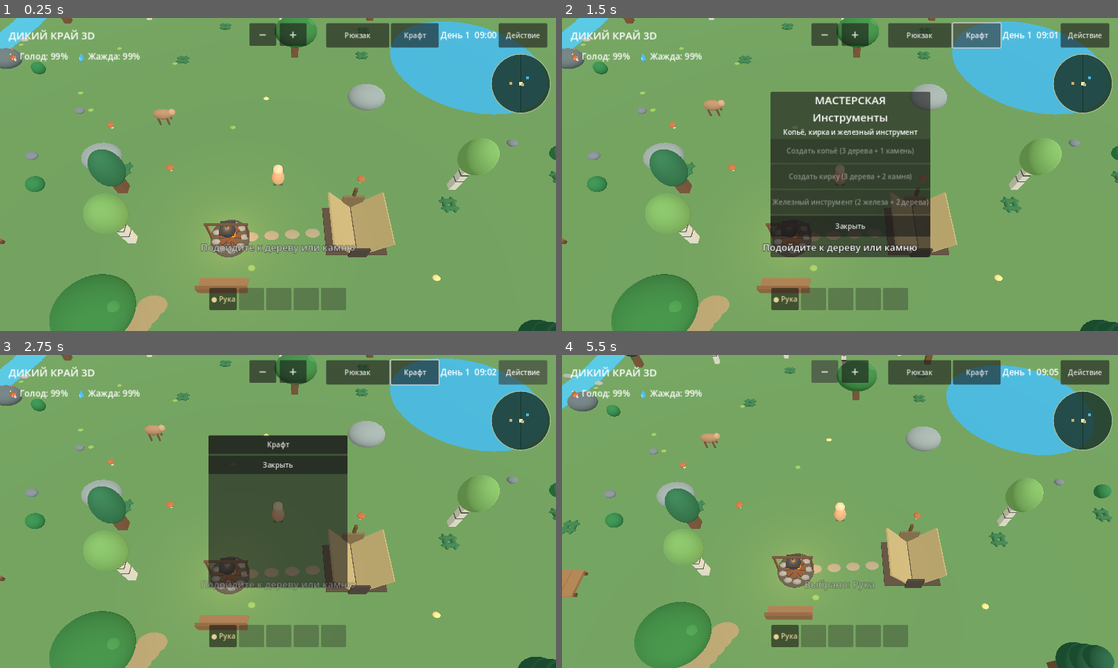
Above: before the commit, frames 1-4 (two rows, left to right).
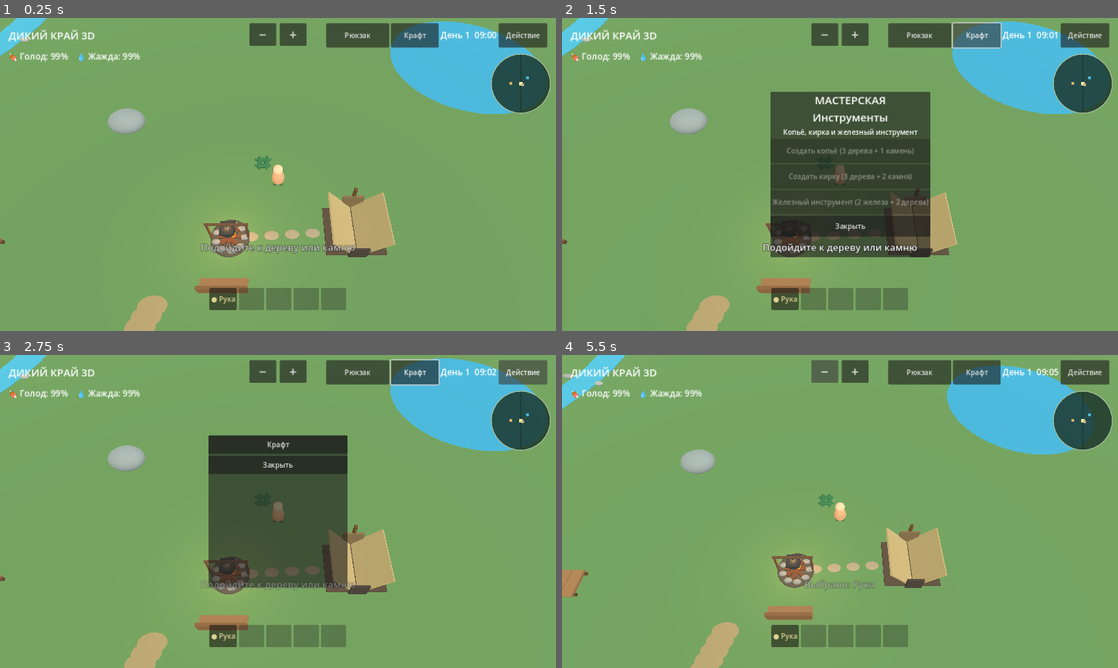
Above: after the commit, the same moments.

Repository: hjz2tz7cgv-ctrl/DikiyKrayGodot
Game: Godot game, scene res://scenes/main.tscn
Two runs of this game, one before a commit and one after it. Both use one fixed random seed, a clock stepped at 60 frames per second and the inputs below.
Inputs:
- Up to frame 1 (0.25 s): no input
- Up to frame 2 (1.5 s): click "Рюкзак" at 0.5 s; click "Крафт" at 1.25 s
- Up to frame 3 (2.75 s): click "Действие" at 2 s
- Up to frame 4 (5.5 s): click "● Рука" at 2.75 s; click "Крафт" at 3.5 s; click "Закрыть" at 4.25 s; click "−" at 5 s

The runs differ from the first frame. In frame 1, 7.1% of the frame differs, in the area x 0-100%, y 0-100%; in frame 2, 6.8%; in frame 3, 6.9%; in frame 4, 7.5%.

Commit message:
Add files via upload

Diff:
--- a/scripts/main.gd
+++ b/scripts/main.gd
@@ -5,7 +5,7 @@
 const PLAYER_RADIUS := 0.48
 const LAKE_CENTER := Vector2(18.0, -14.0)
 const LAKE_RADIUS := 9.0
-const WORLD_LIMIT := 64.0
+const WORLD_LIMIT := 240.0
 
 var player: CharacterBody3D
 var camera: Camera3D
@@ -20,7 +20,7 @@
 var player_facing := 0.0
 const FIRE_POS := Vector2(-3.0, 4.0)
 const BENCH_POS := Vector2(-3.0, 7.1)
-const CABIN_POS := Vector2(-39.0, 27.0)
+const CABIN_POS := Vector2(-9.0, 31.0)
 var cabin_searched := false
 var cabin_note_found := false
 var campfire_node: Node3D
@@ -171,7 +171,7 @@
     return mi
 
 func _create_world() -> void:
-    _mesh_box(self, Vector3(132, 0.3, 132), Vector3(0, -0.2, 0), Color("628a51"))
+    _mesh_box(self, Vector3(484, 0.3, 484), Vector3(0, -0.2, 0), Color("628a51"))
     var water := _mesh_sphere(self, LAKE_RADIUS, Vector3(LAKE_CENTER.x, -0.15, LAKE_CENTER.y), Color("3d9dc0"), Vector3(1.0, 0.018, 1.0))
     water.name = "Lake"
     var sun := DirectionalLight3D.new()
@@ -213,8 +213,8 @@
             _mesh_sphere(section, 0.35, Vector3(2.05, 0.15, 0), Color("a2a69b"), Vector3(1.4, 0.45, 0.9))
         stream_points.append(Vector2(x, z))
     # Невысокие холмы и скальные выступы по краям карты.
-    for i in range(19):
-        var pos := Vector2(rng.randf_range(-56.0, 56.0), rng.randf_range(-56.0, 56.0))
+    for i in range(65):
+        var pos := _random_land_pos(228.0)
         if pos.length() < 16.0 or pos.distance_to(CABIN_POS) < 9.0 or _is_lake(pos, 5.0) or _is_stream(pos, 5.0):
             continue
         var hill := Node3D.new()
@@ -258,12 +258,12 @@
 func _create_ore() -> void:
     var types := ["iron", "silver", "gold"]
     var colors := [Color("9c6b51"), Color("c1c8d0"), Color("d5ad3b")]
-    for i in range(30):
-        var kind: String = types[0] if i < 18 else types[1] if i < 26 else types[2]
+    for i in range(75):
+        var kind: String = types[0] if i < 45 else types[1] if i < 65 else types[2]
         var pos := Vector2.ZERO
         var found := false
         for attempt in range(100):
-            pos = _random_land_pos(55.0)
+            pos = _random_land_pos(230.0)
             if _can_place(pos, 1.1) and (kind != "gold" or _is_stream(pos, 8.0)):
                 found = true
                 break
@@ -463,7 +463,7 @@
     return pos.distance_to(LAKE_CENTER) < LAKE_RADIUS + margin
 
 func _can_place(pos: Vector2, radius: float) -> bool:
-    if _is_lake(pos, radius + 0.3) or _is_stream(pos, radius + 0.3) or pos.distance_to(CABIN_POS) < radius + 5.0:
+    if _is_lake(pos, radius + 0.3) or _is_stream(pos, radius + 0.3) or pos.distance_to(CABIN_POS) < radius + 7.0:
         return false
     if pos.length() < 3.3 or pos.distance_to(TENT_POS) < radius + 3.5 or pos.distance_to(FIRE_POS) < radius + 3.2 or pos.distance_to(BENCH_POS) < radius + 2.4:
         return false
@@ -472,13 +472,13 @@
             return false
     return true
 
-func _random_land_pos(edge: float = 59.0) -> Vector2:
+func _random_land_pos(edge: float = 231.0) -> Vector2:
     return Vector2(rng.randf_range(-edge, edge), rng.randf_range(-edge, edge))
 
 func _create_resources() -> void:
     # Больше ресурсов, но без тяжёлых импортированных моделей.
-    for i in range(112):
-        var kind := "tree" if i < 72 else "rock"
+    for i in range(380):
+        var kind := "tree" if i < 240 else "rock"
         var radius := 0.85 if kind == "tree" else (0.48 if i % 3 == 0 else 0.9)
         var pos := Vector2.ZERO
         var found := false
@@ -557,14 +557,11 @@
 func _create_forest_paths() -> void:
     # Светлая извилистая тропа от лагеря к заброшенной хижине.
     # Плоские пятна не блокируют движение и не требуют текстур.
-    # Тропа проходит через существующий мост при Z=23, не по воде.
-    var bridge_z := 23.0
-    var bridge_x := _stream_center_x(bridge_z)
+    # Хижина стоит на восточном берегу; тропа не пересекает воду.
     var waypoints: Array[Vector2] = [
         Vector2(-7.0, 8.0),
-        Vector2(bridge_x + 5.2, bridge_z),
-        Vector2(bridge_x, bridge_z),
-        Vector2(bridge_x - 5.2, bridge_z),
+        Vector2(-10.0, 16.0),
+        Vector2(-8.0, 23.0),
         CABIN_POS + Vector2(0.0, -3.5)
     ]
     for segment in range(waypoints.size() - 1):
@@ -582,8 +579,8 @@
             add_child(patch)
             _mesh_sphere(patch, 0.7, Vector3.ZERO, Color("a28e63"), Vector3(1.2, 0.018, 0.8))
     # Заросли папоротника у тропы и в лесу.
-    for i in range(85):
-        var pos := _random_land_pos(56.0)
+    for i in range(190):
+        var pos := _random_land_pos(230.0)
         if pos.distance_to(TENT_POS) < 6.0 or pos.distance_to(BENCH_POS) < 5.0 or pos.distance_to(CABIN_POS) < 4.0:
             continue
         if _is_lake(pos, 0.5) or _is_stream(pos, 0.5):
@@ -600,6 +597,10 @@
     # Исследуемая хижина. Вход со стороны юга, поэтому нет сплошной передней стены.
     var cabin := Node3D.new()
     cabin.name = "AbandonedCabin"
+    # Защита от случайного переноса постройки в воду при следующих обновлениях.
+    if _is_lake(CABIN_POS, 5.0) or _is_stream(CABIN_POS, 5.0):
+        push_error("Хижина попала в воду: измените CABIN_POS")
+        return
     cabin.position = Vector3(CABIN_POS.x, 0.0, CABIN_POS.y)
     add_child(cabin)
     _mesh_box(cabin, Vector3(5.8, 0.22, 4.7), Vector3(0, 0.12, 0), Color("5e4934"))
@@ -625,12 +626,12 @@
 
 func _create_animals() -> void:
     # Зайцы, олени и кабаны мирно бродят по миру.
-    for i in range(19):
-        var pos := _random_land_pos(53.0)
+    for i in range(32):
+        var pos := _random_land_pos(226.0)
         for attempt in range(40):
             if not _is_lake(pos, 1.5) and not _blocked(pos, 0.8):
                 break
-            pos = _random_land_pos(53.0)
+            pos = _random_land_pos(226.0)
         if _blocked(pos, 0.8):
             continue
         var animal := Node3D.new()
